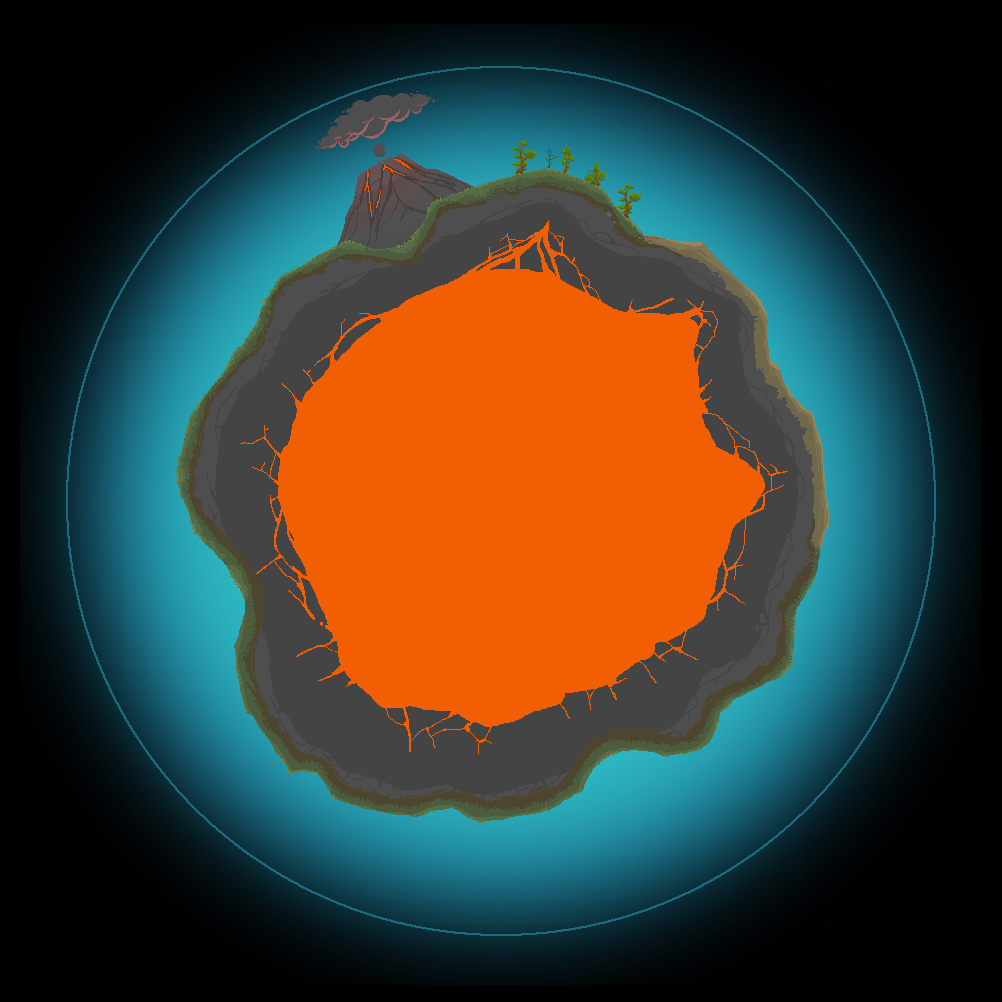
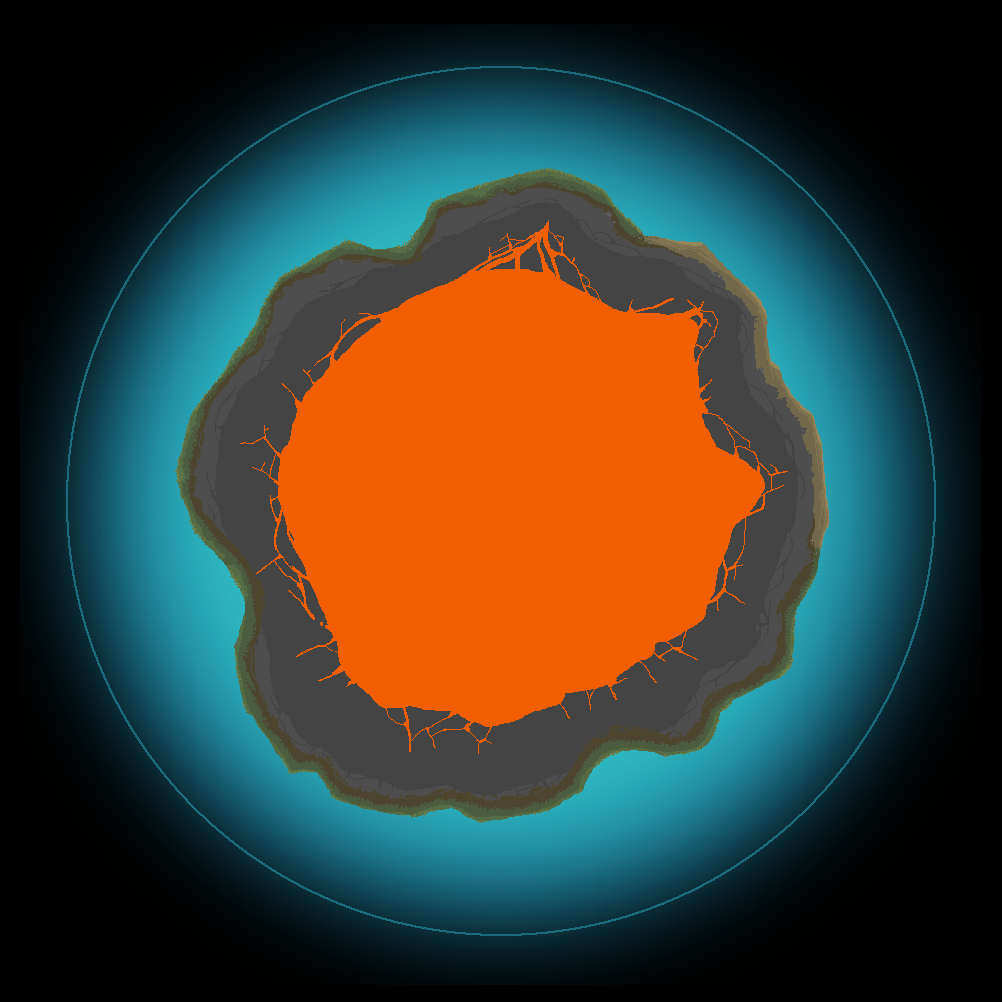
Layers edited between the first and the second 1002x1002 image:
renamed "Fire" to "Volcanic Particles", hid the group it (9 layers) over [308, 91, 534, 167]
moved "Clouds" into group "Volcanic Particles" over [308, 91, 438, 157]
removed group "Group 3" (3 layers) from group "Fire" over [529, 150, 534, 154]
hid "Volcano_Active'" over [337, 154, 473, 249]
hid group "Vegetation" (6 layers) over [512, 141, 641, 218]
